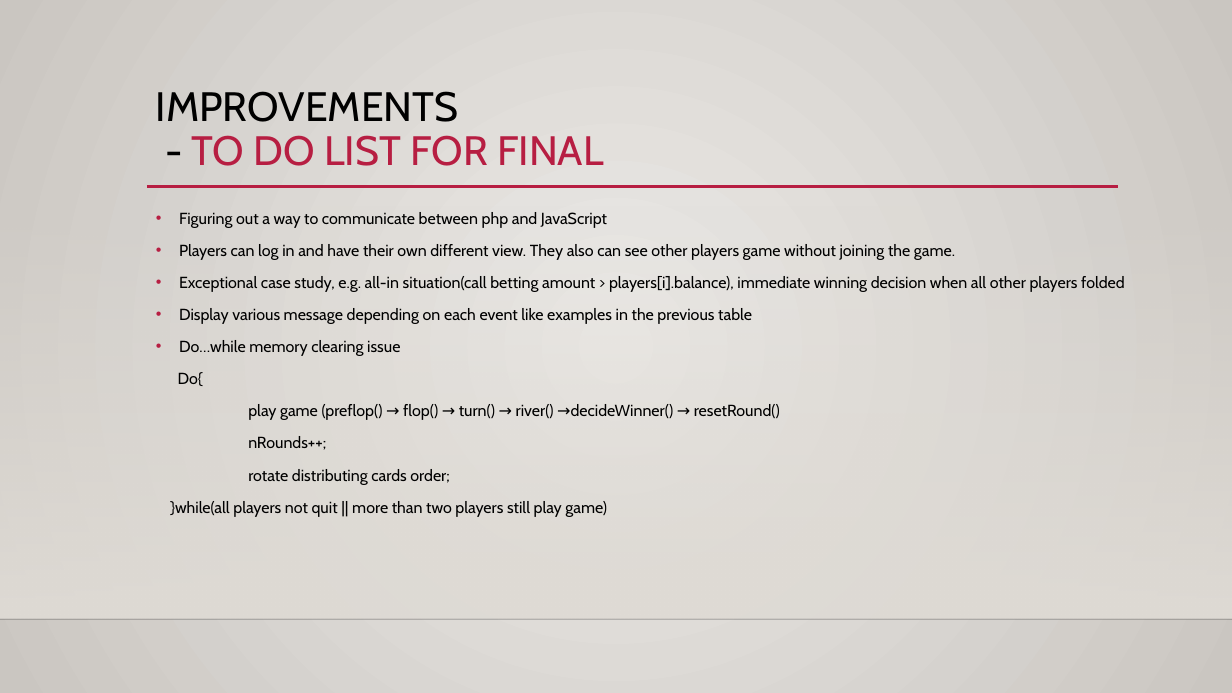
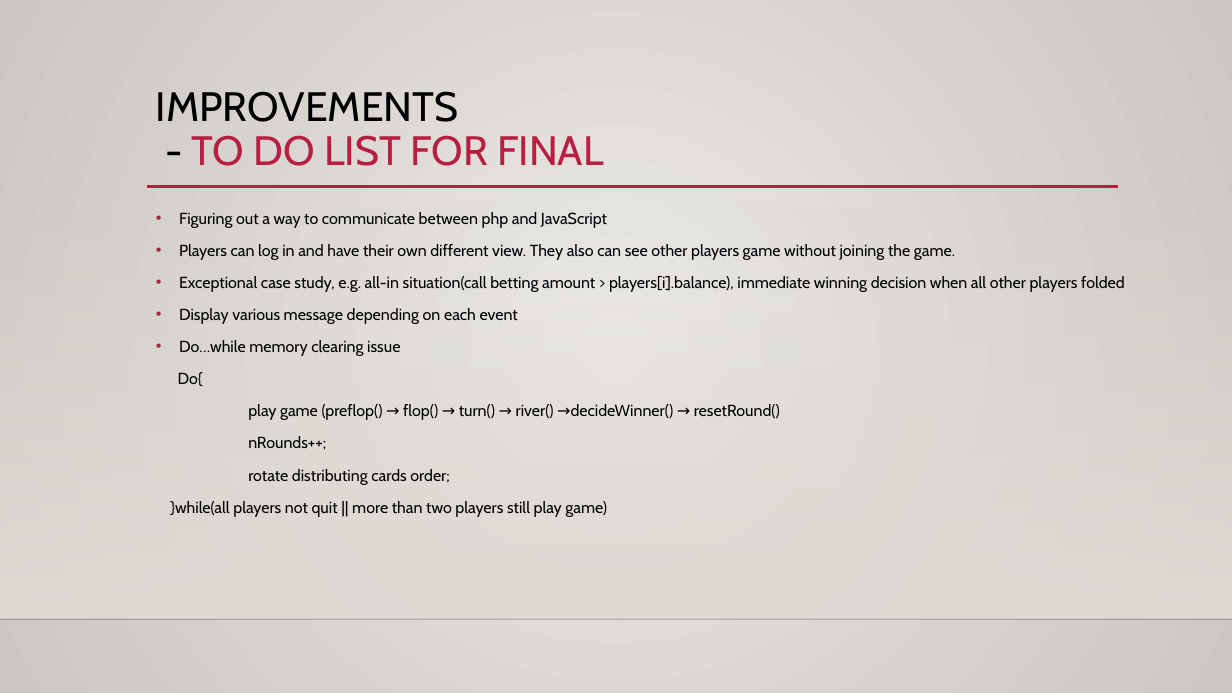
Before and after one commit to bl2746750/LeeByoungmo_CIS_17b_47697, a slide deck: slide 15 of Proj/Texas holdem.pptx. Drawn at 1232x693 pixels with LibreOffice and Linux fonts; fonts in the diff are those of the drawing; background and template pictures are left out. Boxes give left, top, right and bottom in pixels: in the first picture for what was removed or moved away, otherwise in the second. Text is boxed around its words. In the diff, an @@ line names an element or a change of style, - is before the commit and + after.

```diff
--- a/Proj/Texas holdem.pptx
+++ b/Proj/Texas holdem.pptx
@@ text at bbox=[179, 308, 518, 324]: text changed @@
-• Display various message depending on each event like examples in the previous table
+• Display various message depending on each event
```
Also in this commit, not shown: 7 other slides changed, 3 other files.
